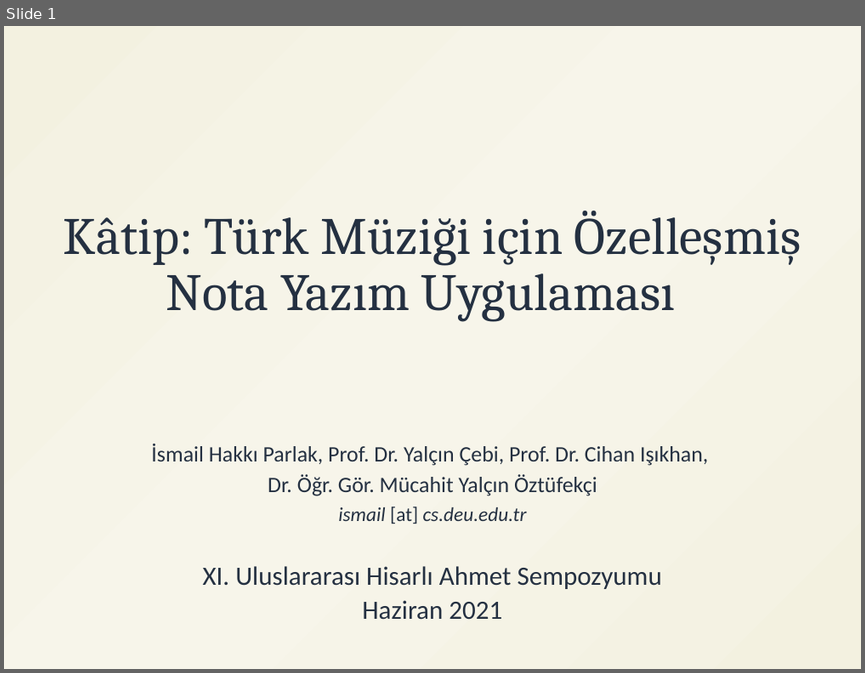
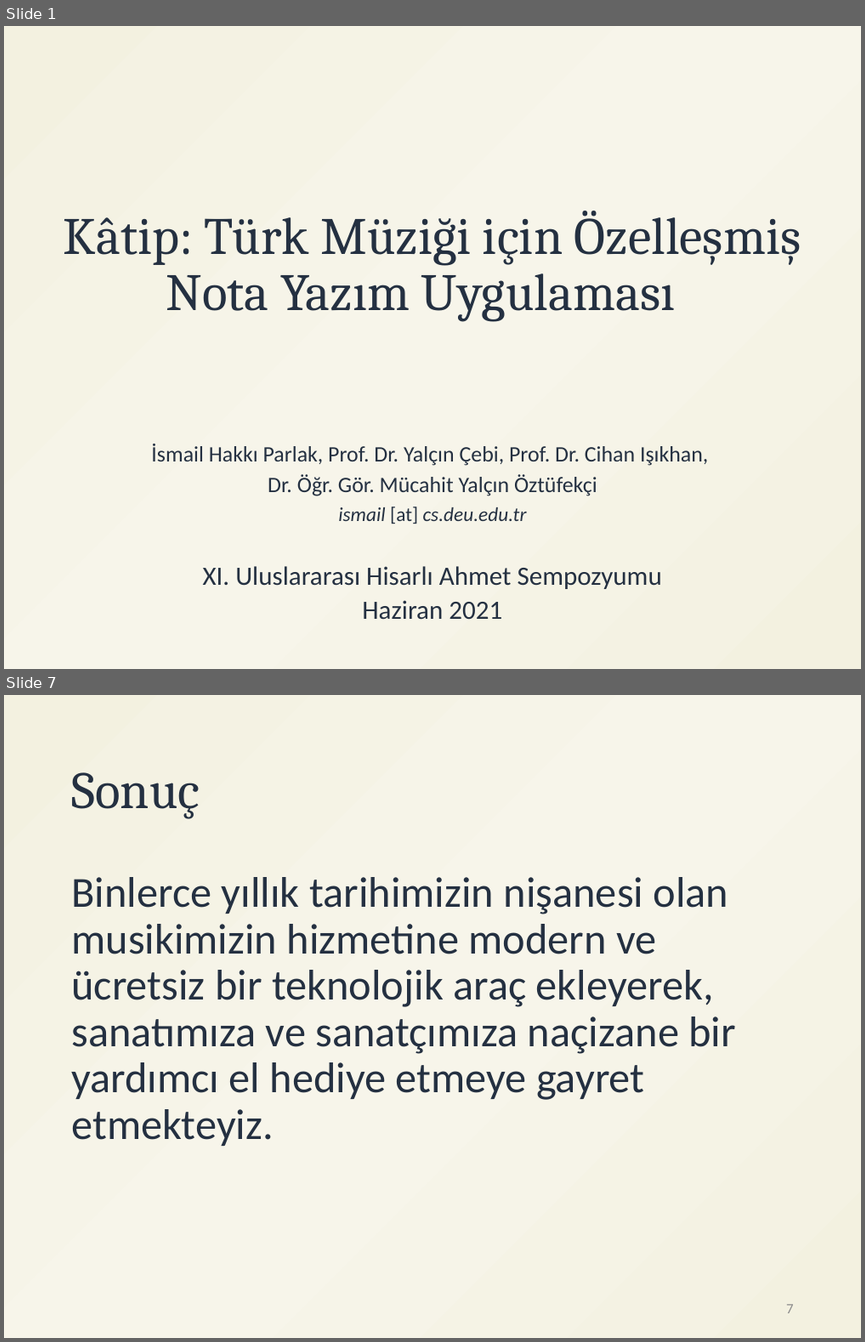
Before and after one commit to ihpar/katip, a slide deck: assets/Katip.pptx. Shown one above the other, each under a label of ours: slide 1 before the commit, slides 1 and 7 after it; the slides between them are not shown. The pictures are 865x673 and 865x1342 pixels, drawn with LibreOffice and Linux fonts; fonts in the diff are those of the drawing. Boxes give left, top, right and bottom in pixels: in the first picture for what was removed or moved away, otherwise in the second. Text is boxed around its words. In the diff, an @@ line names an element or a change of style, - is before the commit and + after.

```diff
--- a/assets/Katip.pptx
+++ b/assets/Katip.pptx
@@ slide 7 added at (4, 695, 861, 1338), background gradient #F3F1E0 to #F7F5EA @@
@@ title added at (71, 772, 200, 819), 44 pt, text #243041 @@
+Sonuç
@@ text added at (71, 877, 736, 1145), 36 pt, text #243041 @@
+Binlerce yıllık tarihimizin nişanesi olan musikimizin hizmetine modern ve ücretsiz bir teknolojik araç ekleyerek, sanatımıza ve sanatçımıza naçizane bir yardımcı el hediye etmeye gayret etmekteyiz.
@@ page number added at (786, 1304, 793, 1313), 12 pt, text #8C8C8C @@
+7
```
Also in this commit, not shown: 2 slides changed, 3 other slides added, 1 slide removed, 1 other file.
